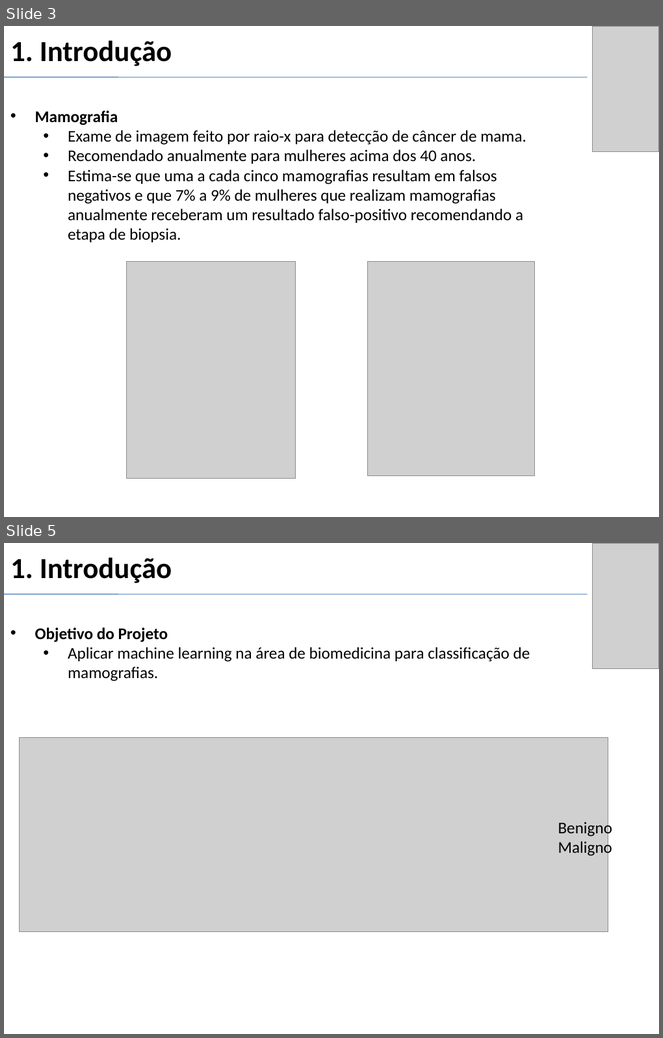
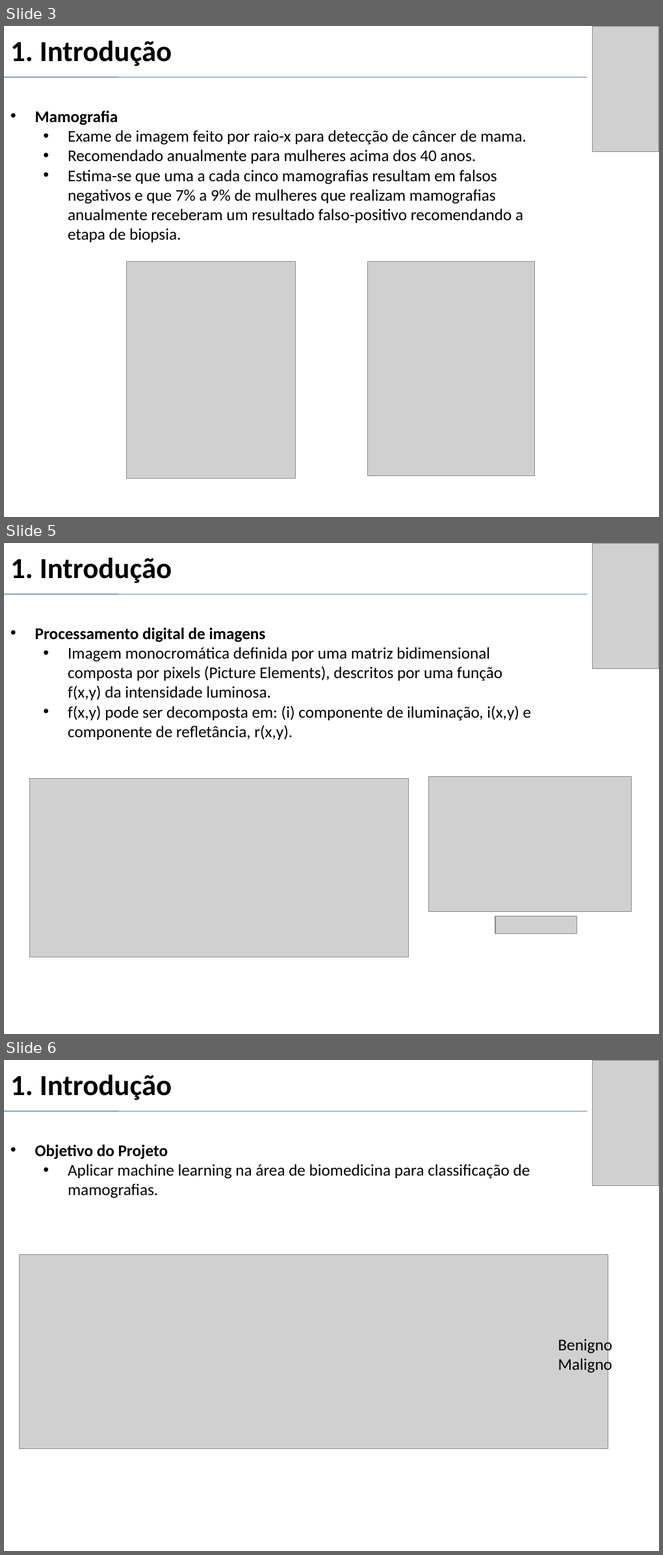
Before and after one commit to gui2524/TCC-BreastCancerNN, a slide deck: Projeto 2/docs/Slides_defesa.pptx. Shown one above the other, each under a label of ours: slides 3 and 5 before the commit, slides 3, 5 and 6 after it; the slides between them are not shown. The pictures are 663x1038 and 663x1555 pixels, drawn with LibreOffice and Linux fonts; fonts in the diff are those of the drawing; grey boxes stand for pictures. Boxes give left, top, right and bottom in pixels: in the first picture for what was removed or moved away, otherwise in the second. Text is boxed around its words. In the diff, an @@ line names an element or a change of style, - is before the commit and + after.

```diff
--- a/Projeto 2/docs/Slides_defesa.pptx
+++ b/Projeto 2/docs/Slides_defesa.pptx
@@ slide 5 added at <box>4,543,659,1034</box>, background #FFFFFF @@
@@ title added at <box>10,557,172,583</box>, 32 pt, text #000000, bold @@
+1. Introdução
@@ picture added at <box>592,543,659,669</box> @@
@@ line added from (4, 594) to (588, 594), #4B7EBC 0.75 pt @@
@@ text added at <box>35,627,532,740</box>, 18 pt, text #000000 @@
+• Processamento digital de imagens
+  • Imagem monocromática definida por uma matriz bidimensional composta por pixels (Picture Elements), descritos por uma função f(x,y) da intensidade luminosa.
+  • f(x,y) pode ser decomposta em: (i) componente de iluminação, i(x,y) e componente de refletância, r(x,y).
@@ picture added at <box>29,778,408,957</box> @@
@@ picture added at <box>428,777,631,912</box> @@
@@ picture added at <box>495,917,577,934</box> @@
@@ what was slide 5 is now slide 6 @@
```
Also in this commit, not shown: 2 slides changed.
